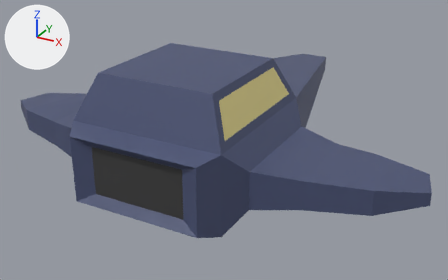
Before and after pictures for a commit that changed the COLLADA model 3d-models/Player.dae.
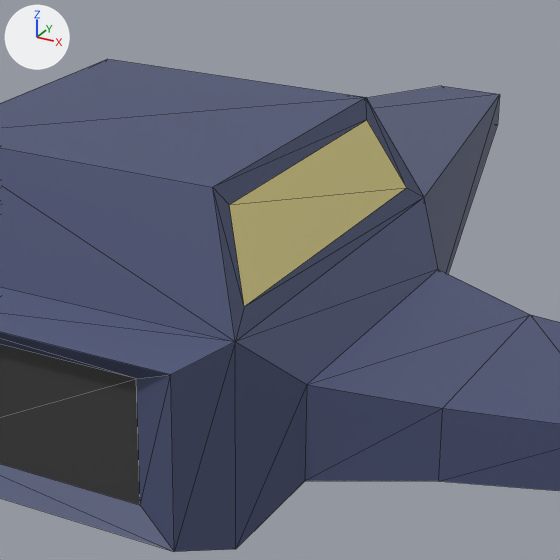
Each version is shown whole from a camera (50 mm lens) standing at (0.962, -1.529, 0.809) and looking at (-0.032, 0.278, -0.095), then close up on the part from 29% to 78% of the width and 7% to 86% of the height. Arrows for +X, +Y and +Z are at upper left; the lights stay in place. The close-ups show mesh edges as thin lines.
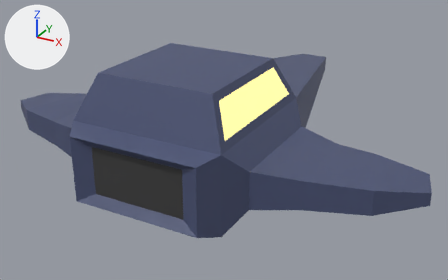
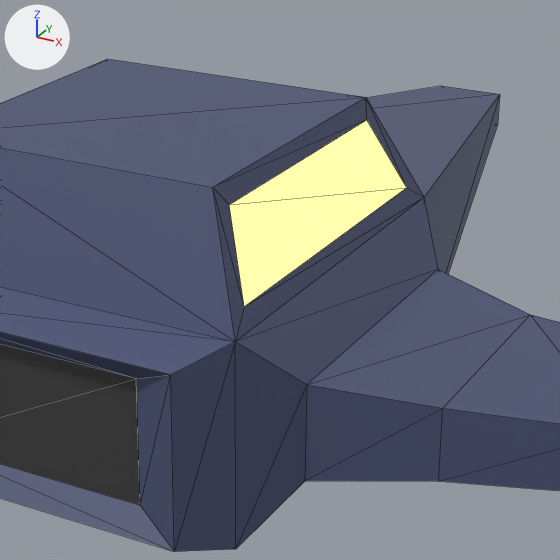
Edits to the bpy script that builds the scene:
```text
Change mat_material_001:
    add mat_material_001.emission_color = (0.799, 0.701, 0.279)  # yellow #e7da90
    add mat_material_001.emission_strength = 1.0
```

Changed parts and their boxes (x1, y1, x2, y2) in the close-ups (560 x 560 px):
'Cube', recoloured, surface changed
    both: (226, 118, 409, 309)
